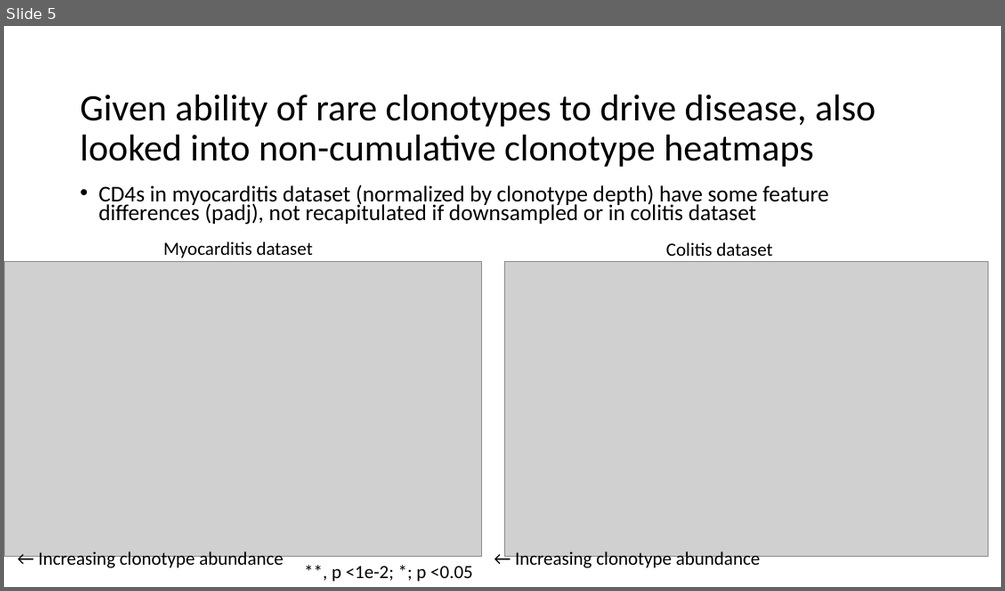
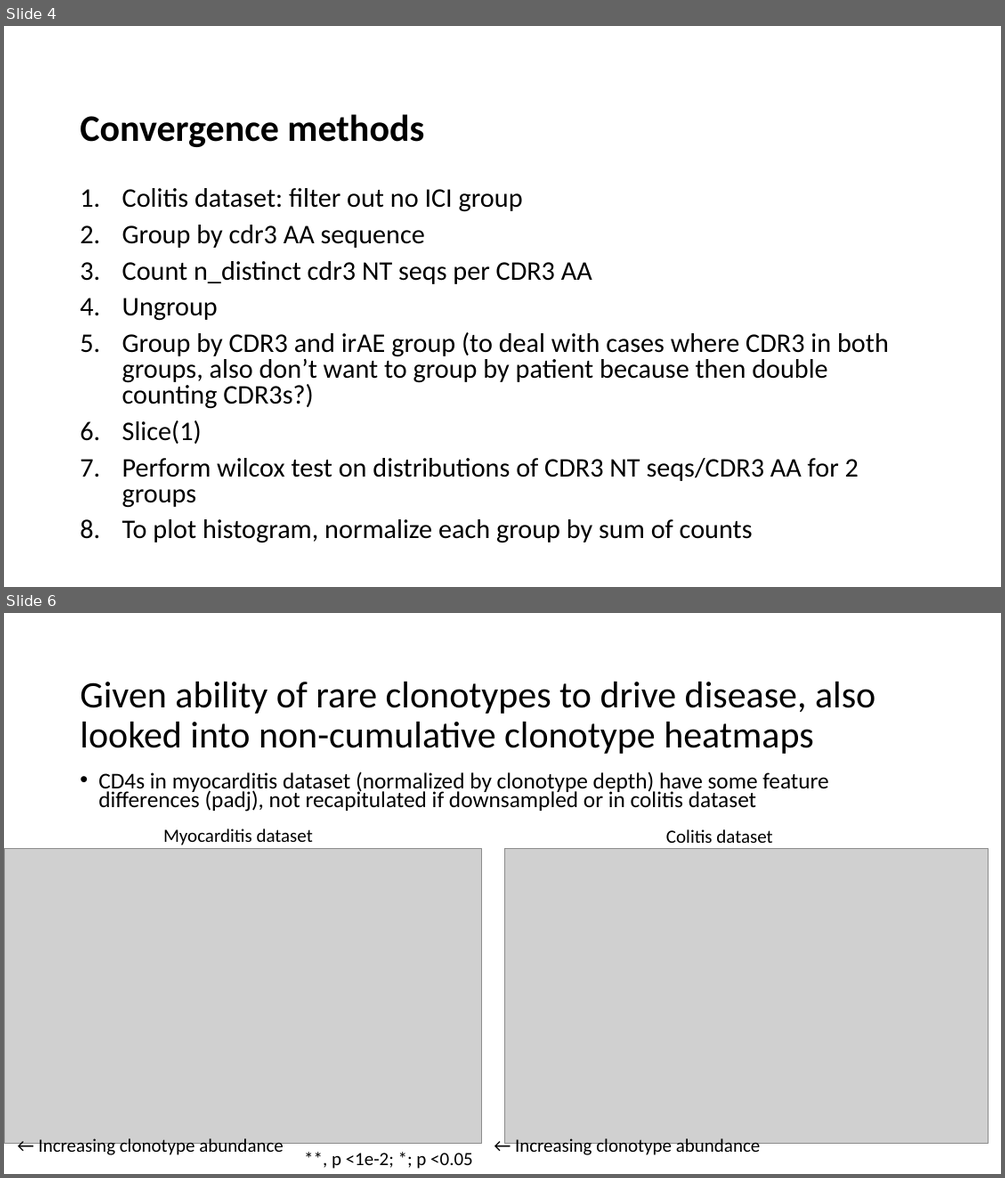
Before and after one commit to tybottorff/bottorffdocs, a slide deck: linsley_postdoc/presentations/weekly_meetings/1_18_24.pptx. Shown one above the other, each under a label of ours: slide 5 before the commit, slides 4 and 6 after it; the slides between them are not shown. The pictures are 1005x591 and 1005x1178 pixels, drawn with LibreOffice and Linux fonts; fonts in the diff are those of the drawing; grey boxes stand for pictures. Boxes give left, top, right and bottom in pixels: in the first picture for what was removed or moved away, otherwise in the second. Text is boxed around its words. In the diff, an @@ line names an element or a change of style, - is before the commit and + after.

```diff
--- a/linsley_postdoc/presentations/weekly_meetings/1_18_24.pptx
+++ b/linsley_postdoc/presentations/weekly_meetings/1_18_24.pptx
@@ slide 4 added at box(4, 26, 1001, 587), background #FFFFFF @@
@@ title added at box(80, 114, 424, 147), 36 pt, text #000000, bold @@
+Convergence methods
@@ text added at box(122, 188, 889, 543), 25.9 pt, text #000000 @@
+1. Colitis dataset: filter out no ICI group
+2. Group by cdr3 AA sequence
+3. Count n_distinct cdr3 NT seqs per CDR3 AA
+4. Ungroup
+5. Group by CDR3 and irAE group (to deal with cases where CDR3 in both groups, also don’t want to group by patient because then double counting CDR3s?)
+6. Slice(1)
+7. Perform wilcox test on distributions of CDR3 NT seqs/CDR3 AA for 2 groups
+8. To plot histogram, normalize each group by sum of counts
@@ what was slide 5 is now slide 6 @@
```
Also in this commit, not shown: 1 slide changed, 1 other slide added, 1 slide removed.
